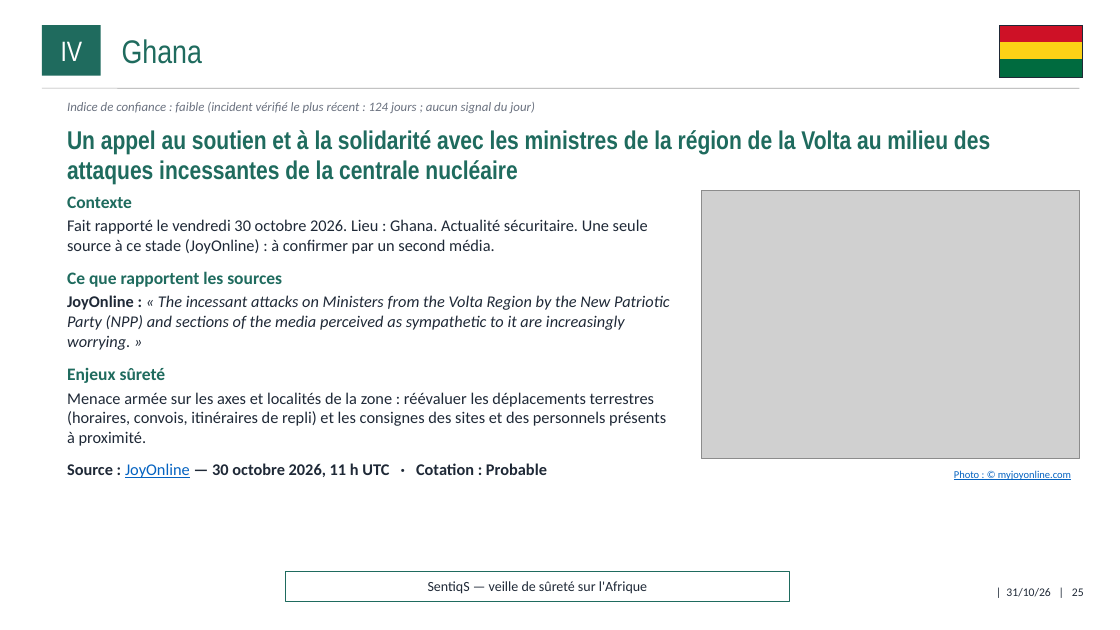
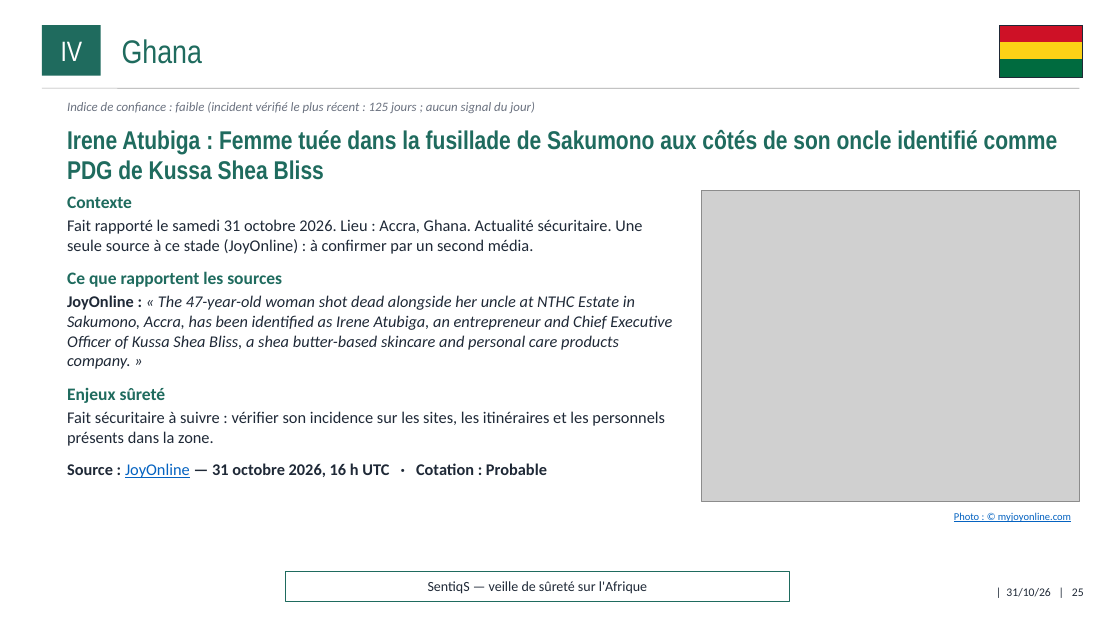
Before and after one commit to ytl1-ops/SentiqS, a slide deck: slide 25 of web/rapports/mensuel/2026-10.pptx. Drawn at 1120x630 pixels with LibreOffice and Linux fonts; fonts in the diff are those of the drawing; grey boxes stand for pictures. Boxes give left, top, right and bottom in pixels: in the first picture for what was removed or moved away, otherwise in the second. Text is boxed around its words. In the diff, an @@ line names an element or a change of style, - is before the commit and + after.

```diff
--- a/web/rapports/mensuel/2026-10.pptx
+++ b/web/rapports/mensuel/2026-10.pptx
@@ text at (x1=67, y1=102, x2=535, y2=113): text changed @@
-Indice de confiance : faible (incident vérifié le plus récent : 124 jours ; aucun signal du jour)
+Indice de confiance : faible (incident vérifié le plus récent : 125 jours ; aucun signal du jour)
@@ text at (x1=67, y1=130, x2=1058, y2=180): text changed @@
-Un appel au soutien et à la solidarité avec les ministres de la région de la Volta au milieu des attaques incessantes de la centrale nucléaire
+Irene Atubiga : Femme tuée dans la fusillade de Sakumono aux côtés de son oncle identifié comme PDG de Kussa Shea Bliss
@@ picture resized from (x1=702, y1=191, x2=1080, y2=459) to (x1=702, y1=191, x2=1080, y2=502) @@
@@ text at (x1=67, y1=219, x2=642, y2=254): text changed @@
-Fait rapporté le vendredi 30 octobre 2026. Lieu : Ghana. Actualité sécuritaire. Une seule source à ce stade (JoyOnline) : à confirmer par un second média.
+Fait rapporté le samedi 31 octobre 2026. Lieu : Accra, Ghana. Actualité sécuritaire. Une seule source à ce stade (JoyOnline) : à confirmer par un second média.
@@ text at (x1=67, y1=295, x2=672, y2=369): text changed @@
-JoyOnline : « The incessant attacks on Ministers from the Volta Region by the New Patriotic Party (NPP) and sections of the media perceived as sympathetic to it are increasingly worrying. »
+JoyOnline : « The 47-year-old woman shot dead alongside her uncle at NTHC Estate in Sakumono, Accra, has been identified as Irene Atubiga, an entrepreneur and Chief Executive Officer of Kussa Shea Bliss, a shea butter-based skincare and personal care products company. »
@@ text at (x1=67, y1=411, x2=665, y2=478): text changed @@
-Menace armée sur les axes et localités de la zone : réévaluer les déplacements terrestres (horaires, convois, itinéraires de repli) et les consignes des sites et des personnels présents à proximité.
-Source : JoyOnline — 30 octobre 2026, 11 h UTC · Cotation : Probable
+Fait sécuritaire à suivre : vérifier son incidence sur les sites, les itinéraires et les personnels présents dans la zone.
+Source : JoyOnline — 31 octobre 2026, 16 h UTC · Cotation : Probable
@@ text "Photo : © myjoyonline.com" moved from (x1=954, y1=470, x2=1071, y2=480) to (x1=954, y1=512, x2=1071, y2=522) @@
```
Also in this commit, not shown: 25 other slides changed, 14 other files.
